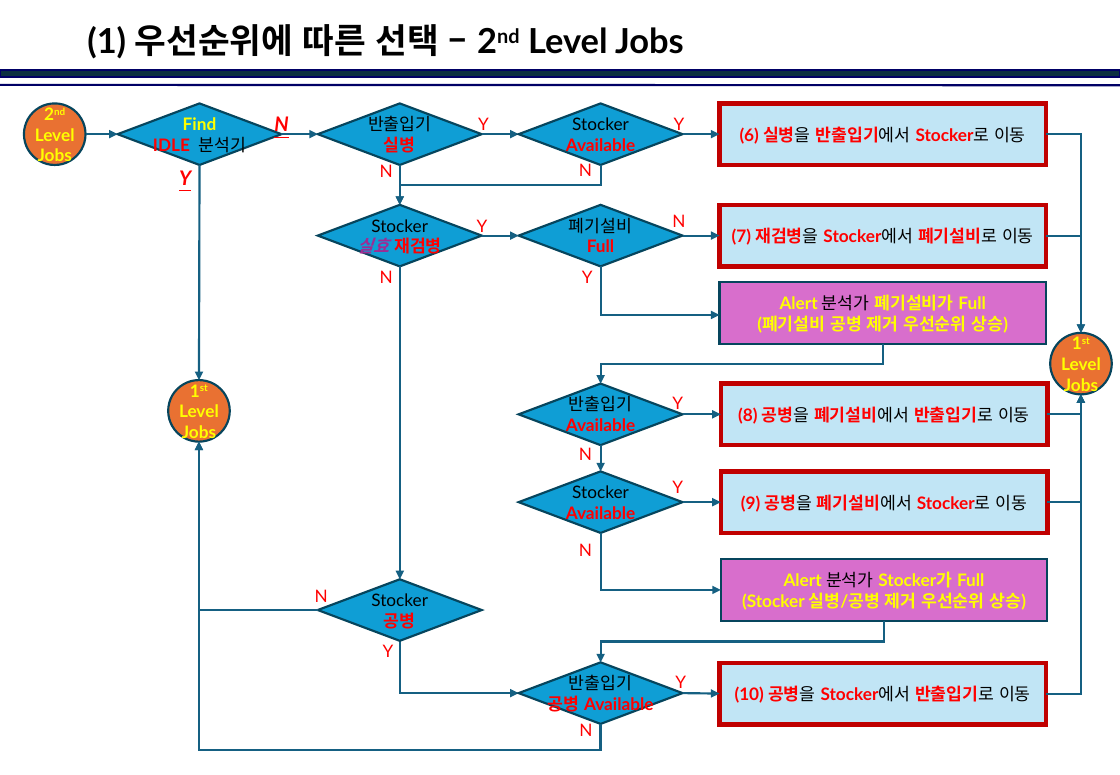
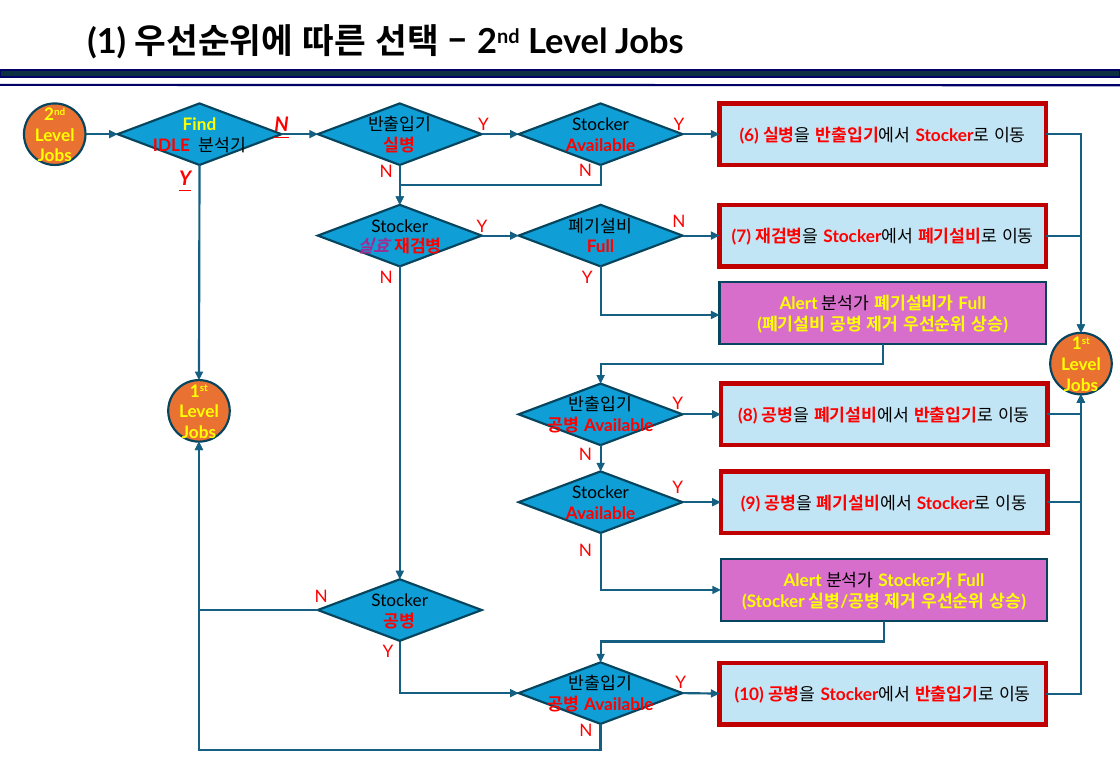
Before and after one commit to jinkabpark/SamickThk_Analysis, a slide deck: slide 3 of 허종원/Dispatcher in Action.pptx. Drawn at 1120x775 pixels with LibreOffice and Linux fonts; fonts in the diff are those of the drawing; background and template pictures are left out. Boxes give left, top, right and bottom in pixels: in the first picture for what was removed or moved away, otherwise in the second. Text is boxed around its words. In the diff, an @@ line names an element or a change of style, - is before the commit and + after.

```diff
--- a/허종원/Dispatcher in Action.pptx
+++ b/허종원/Dispatcher in Action.pptx
@@ text in diamond at <box>548,393,653,437</box>: text changed @@
-반출입기
-Available
+반출입기
+공병 Available
```
Also in this commit, not shown: 7 other slides changed, 21 slides added, 16 slides removed.
